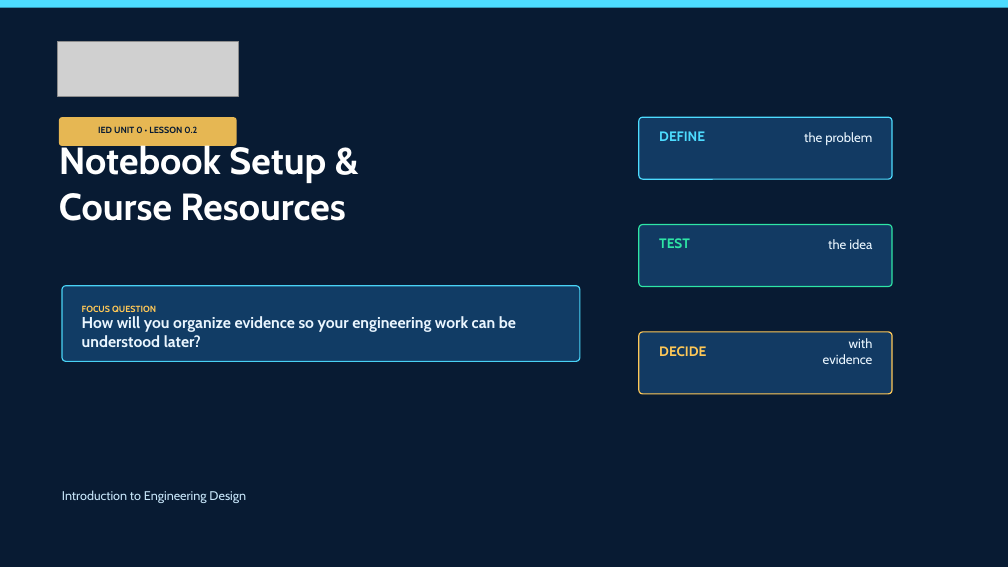
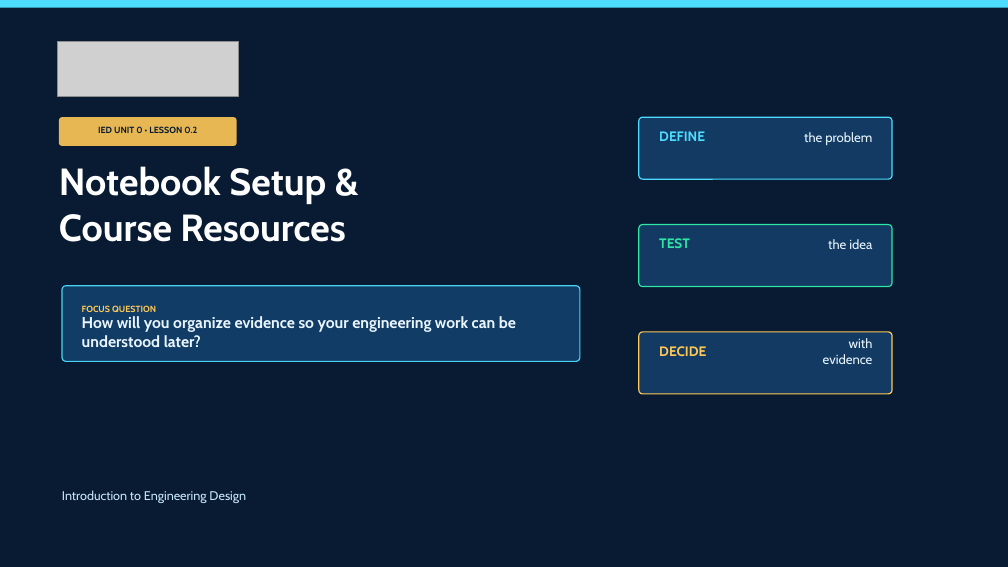
Before and after one commit to lockwoodstem/LockwoodSTEM_V3, a slide deck: slide 1 of downloads/presentations/IED_Unit0_Lesson_0.2_Engineering_Notebook_Setup_and_Course_Resources.pptx. Drawn at 1008x567 pixels with LibreOffice and Linux fonts; fonts in the diff are those of the drawing; grey boxes stand for pictures. Boxes give left, top, right and bottom in pixels: in the first picture for what was removed or moved away, otherwise in the second. Text is boxed around its words. In the diff, an @@ line names an element or a change of style, - is before the commit and + after.

```diff
--- a/downloads/presentations/IED_Unit0_Lesson_0.2_Engineering_Notebook_Setup_and_Course_Resources.pptx
+++ b/downloads/presentations/IED_Unit0_Lesson_0.2_Engineering_Notebook_Setup_and_Course_Resources.pptx
@@ text "Notebook Setup & Course Resources" moved from (x1=59, y1=142, x2=345, y2=221) to (x1=59, y1=166, x2=345, y2=242) @@
```
Also in this commit, not shown: 3 other slides changed, 1 other file.
